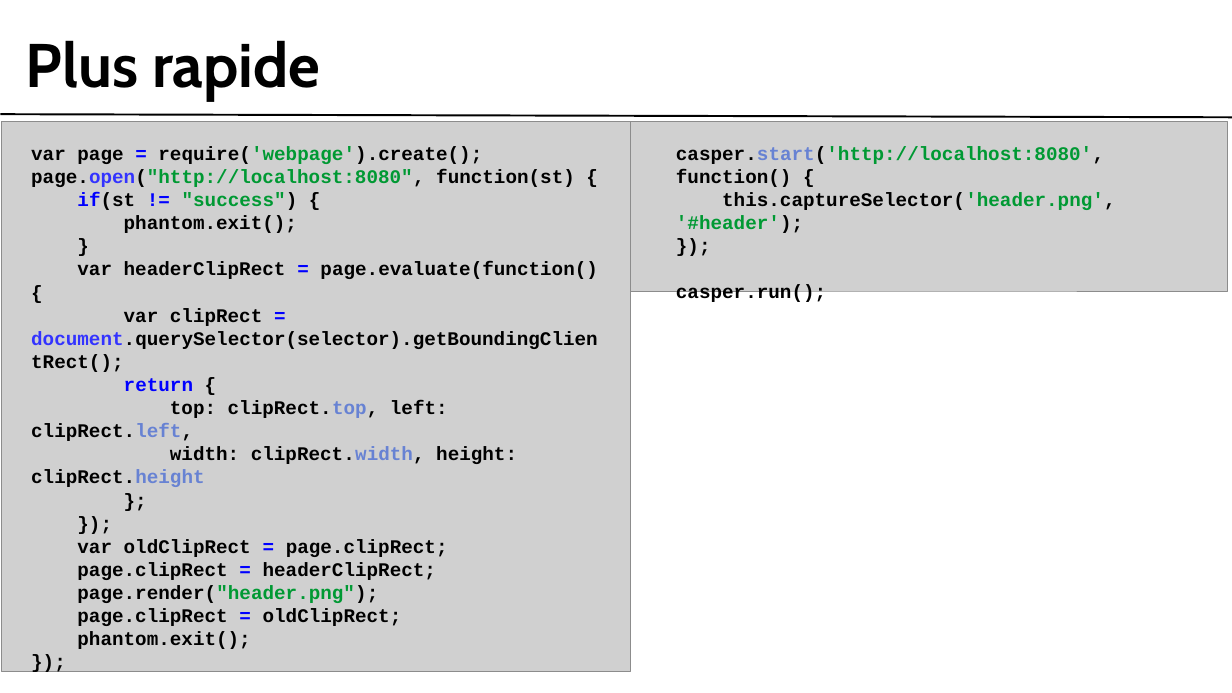
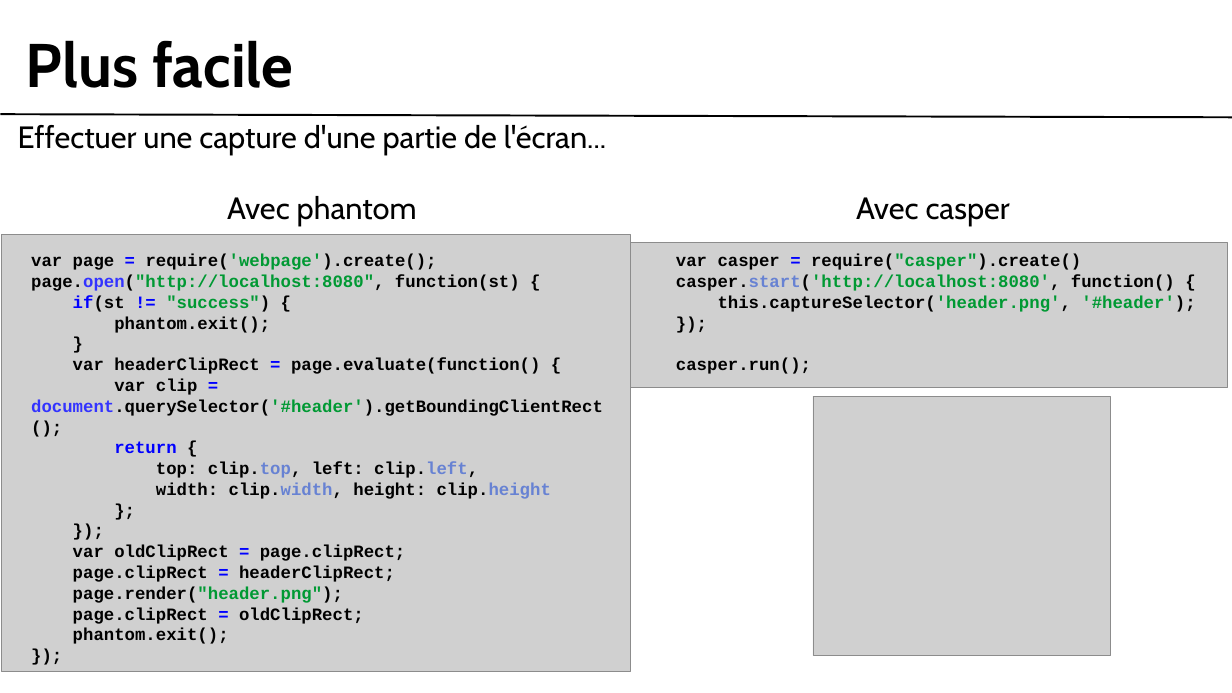
Before and after one commit to gobengo/devoxx-panorama-js-testing, a slide deck: slide 4 of doc/casper_part.ppt. Drawn at 1232x693 pixels with LibreOffice and Linux fonts; fonts in the diff are those of the drawing; grey boxes stand for pictures; background and template pictures are left out. Boxes give left, top, right and bottom in pixels: in the first picture for what was removed or moved away, otherwise in the second. Text is boxed around its words. In the diff, an @@ line names an element or a change of style, - is before the commit and + after.

Commit message:
relecture phantomjs & casperjs done.

```diff
--- a/doc/casper_part.ppt
+++ b/doc/casper_part.ppt
@@ text at (26, 40, 293, 88): text changed @@
-Plus rapide
+Plus facile
@@ text added at (18, 125, 606, 155), 32 pt, text #000000 @@
+Effectuer une capture d'une partie de l'écran...
@@ text added at (227, 196, 417, 226), 32 pt, text #000000 @@
+Avec phantom
@@ text added at (856, 197, 1010, 226), 32 pt, text #000000 @@
+Avec casper
@@ picture: place and size @@
-picture at (1, 122, 630, 671)
+picture at (1, 235, 630, 671)
@@ text "var page = require('webpage').create();": place and size @@
-text "var page = require('webpage').create();" at (31, 146, 598, 649)
+text "var page = require('webpage').create();" at (31, 254, 603, 644)
@@ text at (31, 254, 540, 644): size 20 to 18 pt in "var page = require('webpage').create();", "page.open("http://localhost:8080", function(st) {", "if(st != "success") {", "phantom.exit();" and 11 more places @@
@@ picture: place and size @@
-picture at (631, 122, 1228, 291)
+picture at (631, 243, 1228, 387)
@@ text "var casper = require("casper").create()": place and size @@
-text "var casper = require("casper").create()" at (676, 146, 1116, 302)
+text "var casper = require("casper").create()" at (676, 254, 1195, 374)
@@ text at (676, 254, 1081, 270): paragraph added @@
+var casper = require("casper").create()
@@ text at (676, 275, 1195, 374): size 20 to 18 pt in "casper.start('http://localhost:8080', function() {", "this.captureSelector('header.png', '#header');", "});", "casper.run();" @@
@@ text at (31, 379, 603, 416): text changed; size 20 to 18 pt @@
-var clipRect = document.querySelector(selector).getBoundingClientRect();
+var clip = document.querySelector('#header').getBoundingClientRect();
@@ picture added at (813, 396, 1110, 655) @@
@@ text at (156, 462, 551, 499): text changed; size 20 to 18 pt @@
-top: clipRect.top, left: clipRect.left,
-width: clipRect.width, height: clipRect.height
+top: clip.top, left: clip.left,
+width: clip.width, height: clip.height
```
Also in this commit, not shown: 2 other slides changed, 5 slides added, 5 slides removed, 3 other files.
